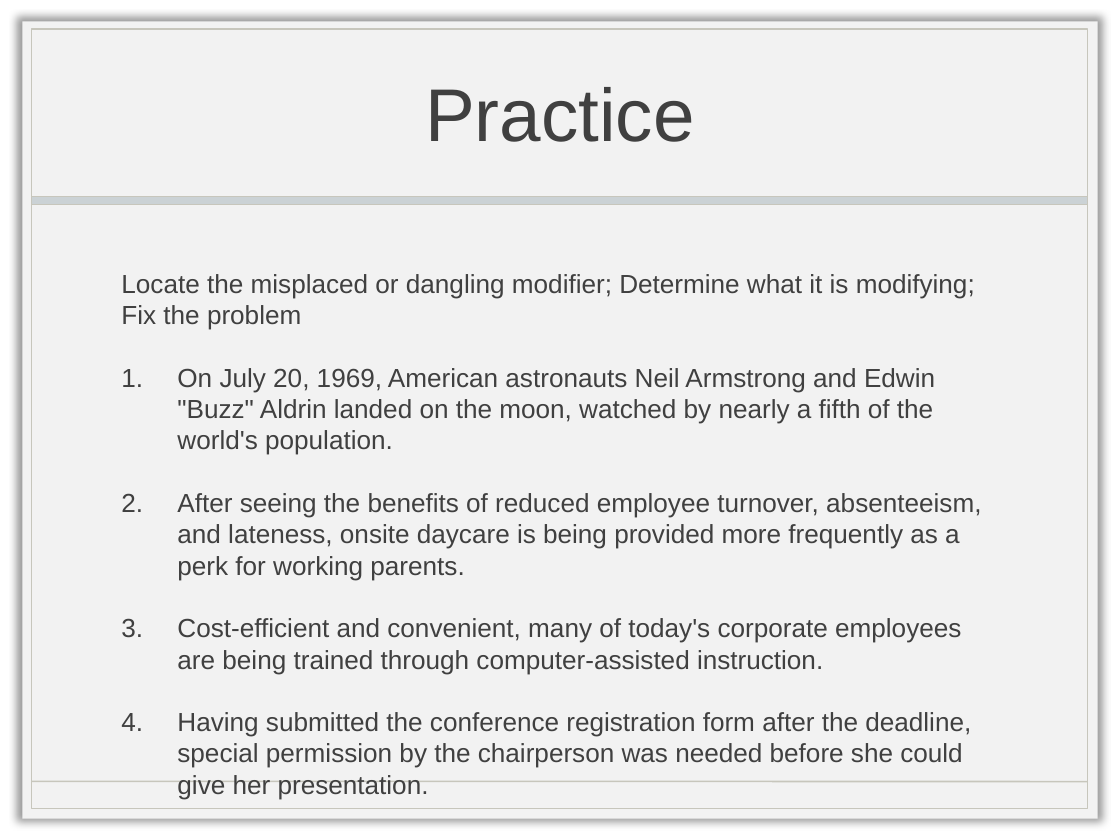
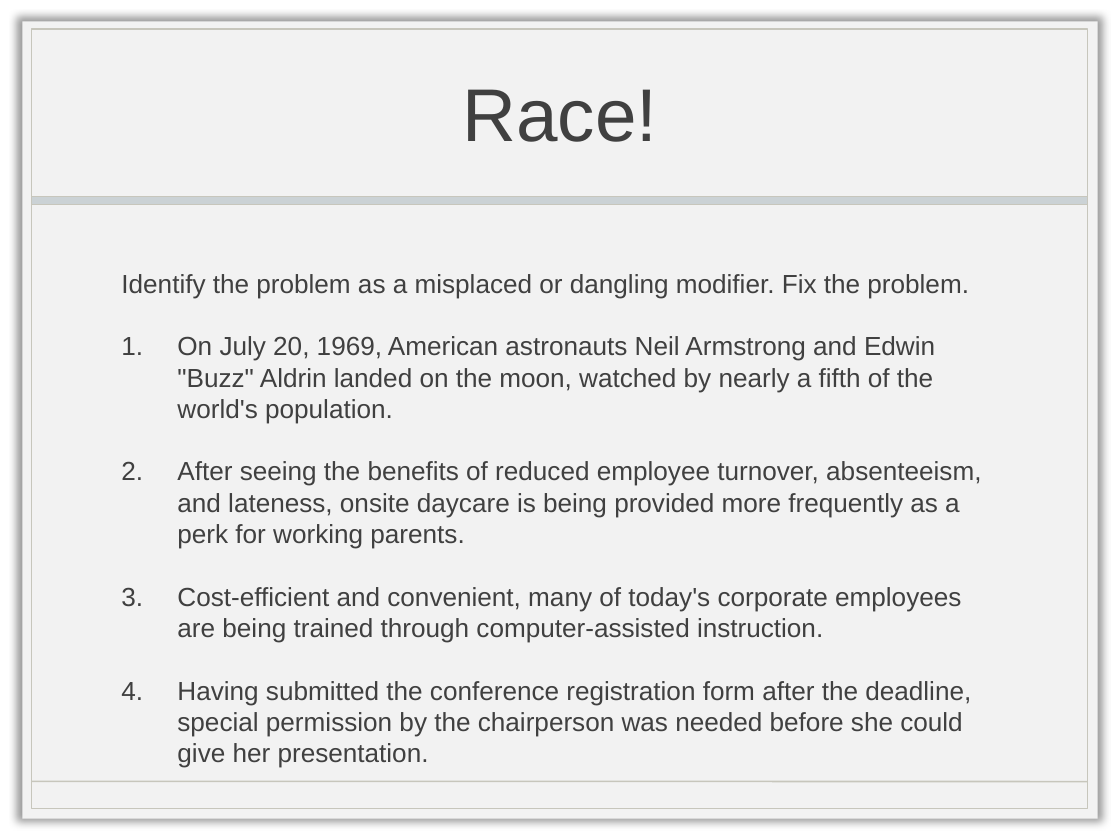
Before and after one commit to doctorlam/tecm4190, a slide deck: slide 26 of readings/4190_grammar.pptx (slide 32 before the commit). Drawn at 1120x840 pixels with LibreOffice and Linux fonts; fonts in the diff are those of the drawing; background and template pictures are left out. Boxes give left, top, right and bottom in pixels: in the first picture for what was removed or moved away, otherwise in the second. Text is boxed around its words. In the diff, an @@ line names an element or a change of style, - is before the commit and + after.

```diff
--- a/readings/4190_grammar.pptx
+++ b/readings/4190_grammar.pptx
@@ title at [463,89,658,142]: text changed @@
-Practice
+Race!
@@ text at [121,274,969,298]: text changed @@
-Locate the misplaced or dangling modifier; Determine what it is modifying; Fix the problem
+Identify the problem as a misplaced or dangling modifier. Fix the problem.
```
Also in this commit, not shown: 7 other slides changed, 2 slides added, 3 slides removed, 2 other files.
